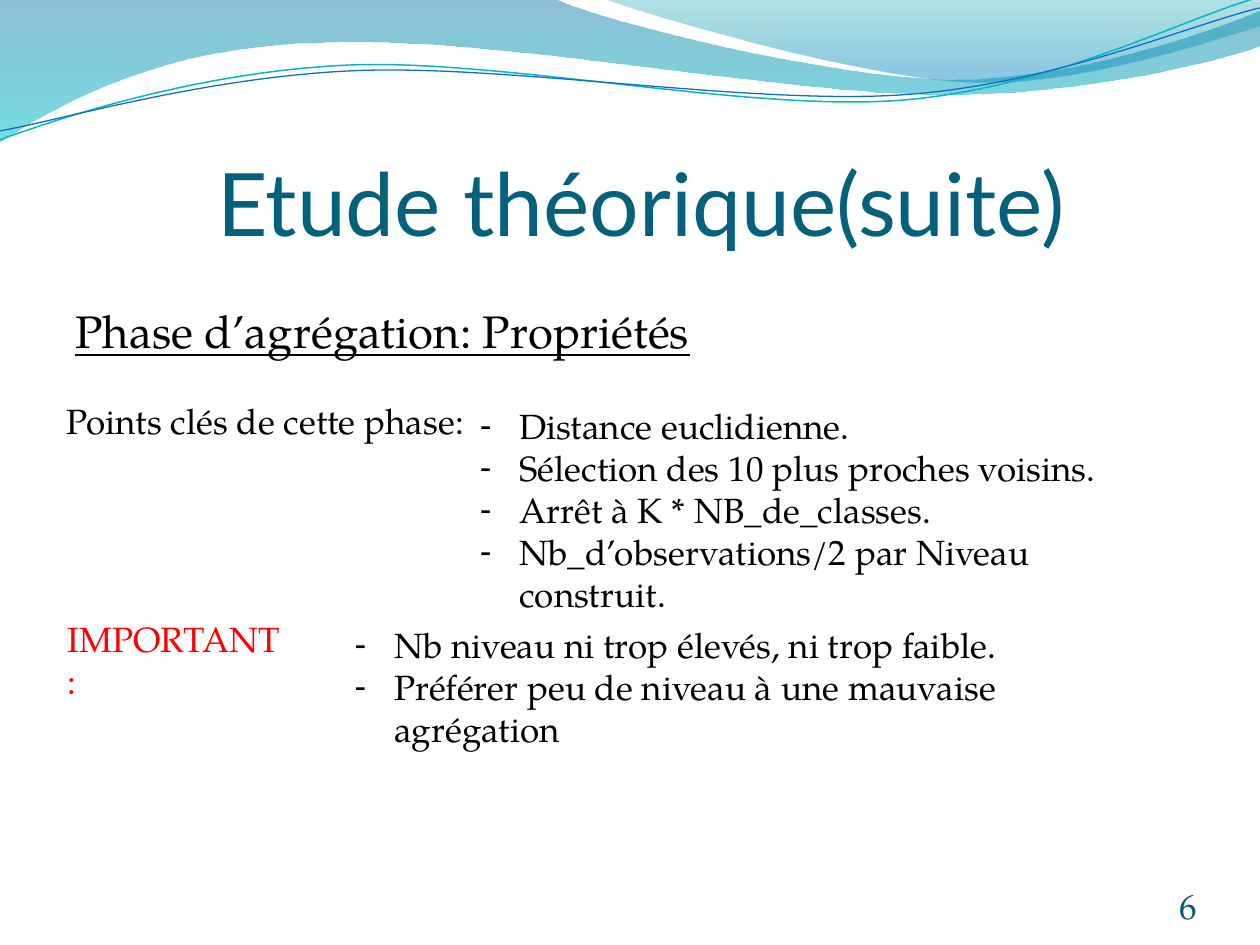
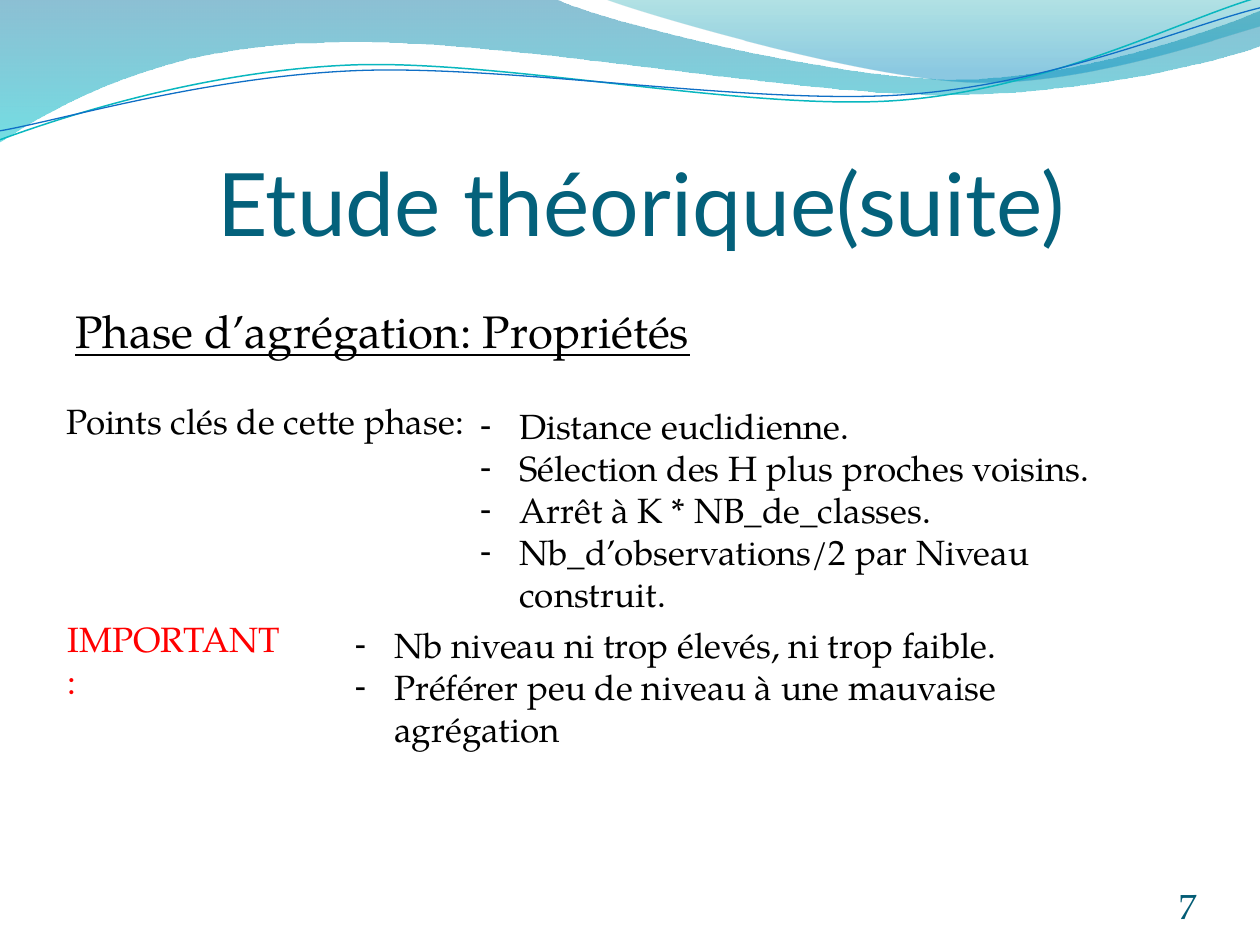
Before and after one commit to rogelja/Projet, a slide deck: slide 7 of PowerPoint/Présentation soutenance.pptx (slide 6 before the commit). Drawn at 1260x945 pixels with LibreOffice and Linux fonts; fonts in the diff are those of the drawing. Boxes give left, top, right and bottom in pixels: in the first picture for what was removed or moved away, otherwise in the second. Text is boxed around its words. In the diff, an @@ line names an element or a change of style, - is before the commit and + after.

```diff
--- a/PowerPoint/Présentation soutenance.pptx
+++ b/PowerPoint/Présentation soutenance.pptx
@@ text at bbox=[519, 455, 1089, 491]: text changed @@
-– Sélection des 10 plus proches voisins.
+– Sélection des H plus proches voisins.
@@ page number at bbox=[1179, 895, 1197, 919]: text changed @@
-6
+7
```
Also in this commit, not shown: 7 other slides changed, 4 slides added, 2 slides removed, 4 other files.
